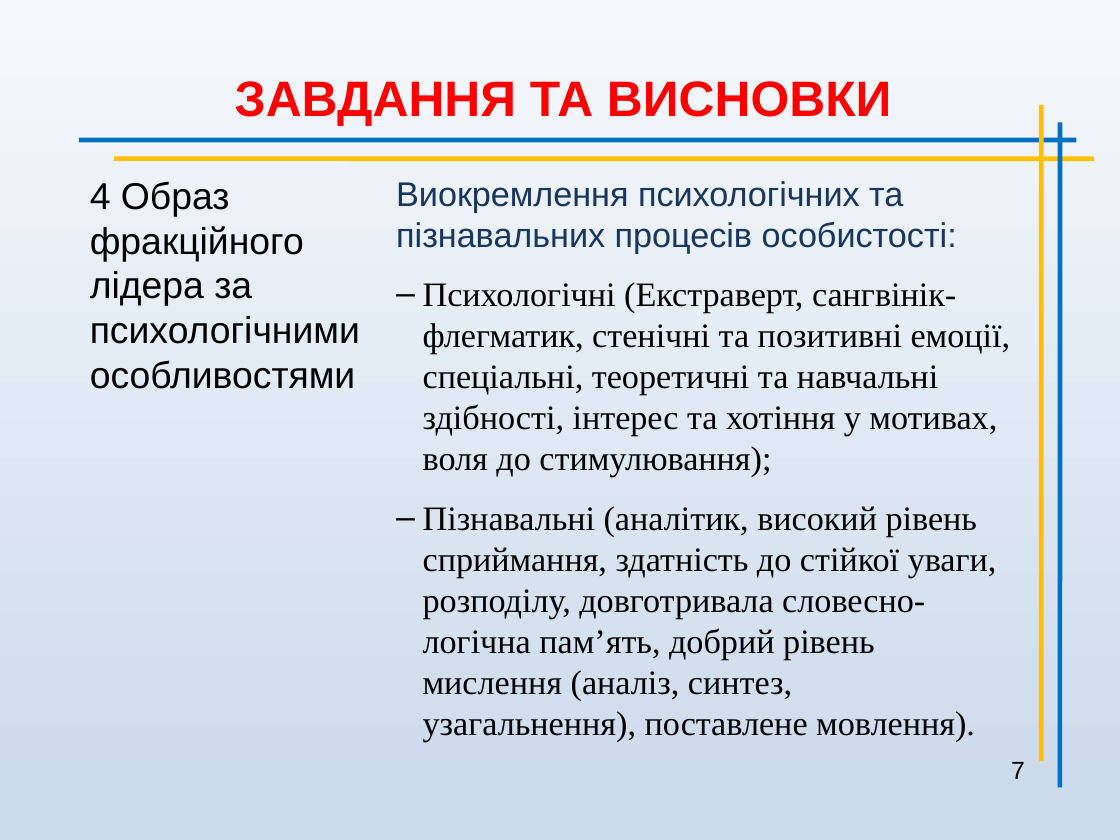
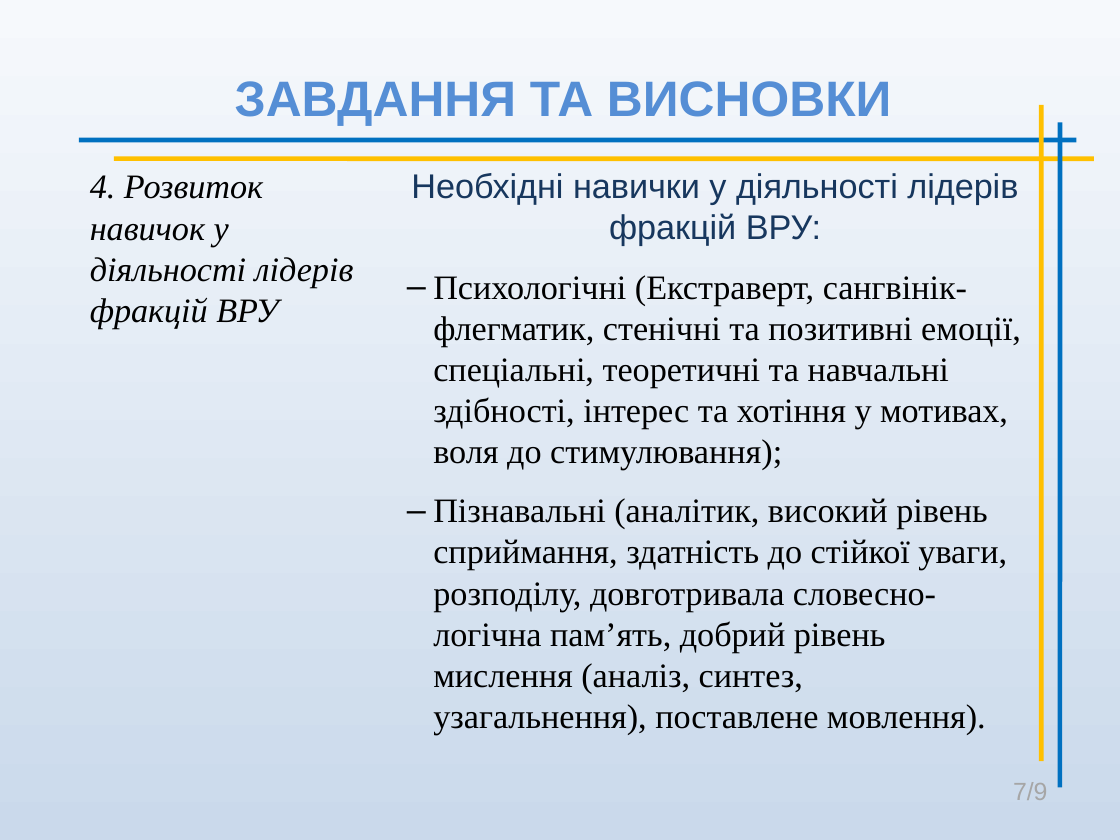
Before and after one commit to koliambrus/diploma, a slide deck: slide 7 of solomakhin.ppt. Drawn at 1120x840 pixels with LibreOffice and Linux fonts; fonts in the diff are those of the drawing. Boxes give left, top, right and bottom in pixels: in the first picture for what was removed or moved away, otherwise in the second. Text is boxed around its words. In the diff, an @@ line names an element or a change of style, - is before the commit and + after.

```diff
--- a/solomakhin.ppt
+++ b/solomakhin.ppt
@@ title "ЗАВДАННЯ ТА ВИСНОВКИ" at (235, 81, 891, 126): text colour #FF0000 to #558ED5 @@
@@ text added at (90, 175, 354, 329), 22 pt, text #000000, italic @@
+4. Розвиток навичок у діяльності лідерів фракцій ВРУ
@@ subtitle "Необхідні навички у діяльності лідерів ...": place and size @@
-subtitle "Необхідні навички у діяльності лідерів ..." at (396, 181, 1011, 742)
+subtitle "Необхідні навички у діяльності лідерів ..." at (411, 173, 1021, 735)
@@ subtitle at (411, 173, 1018, 245): text changed @@
-Виокремлення психологічних та пізнавальних процесів особистості:
+Необхідні навички у діяльності лідерів фракцій ВРУ:
@@ text removed at (90, 181, 360, 389) @@
-4 Образ фракційного лідера за психологічними особливостями
@@ page number at (1013, 782, 1047, 800): text changed; text colour #000000 to #A6A6A6 @@
-7
+7/9
```
Also in this commit, not shown: 5 other slides changed, 3 slides added, 3 slides removed, 2 other files.
